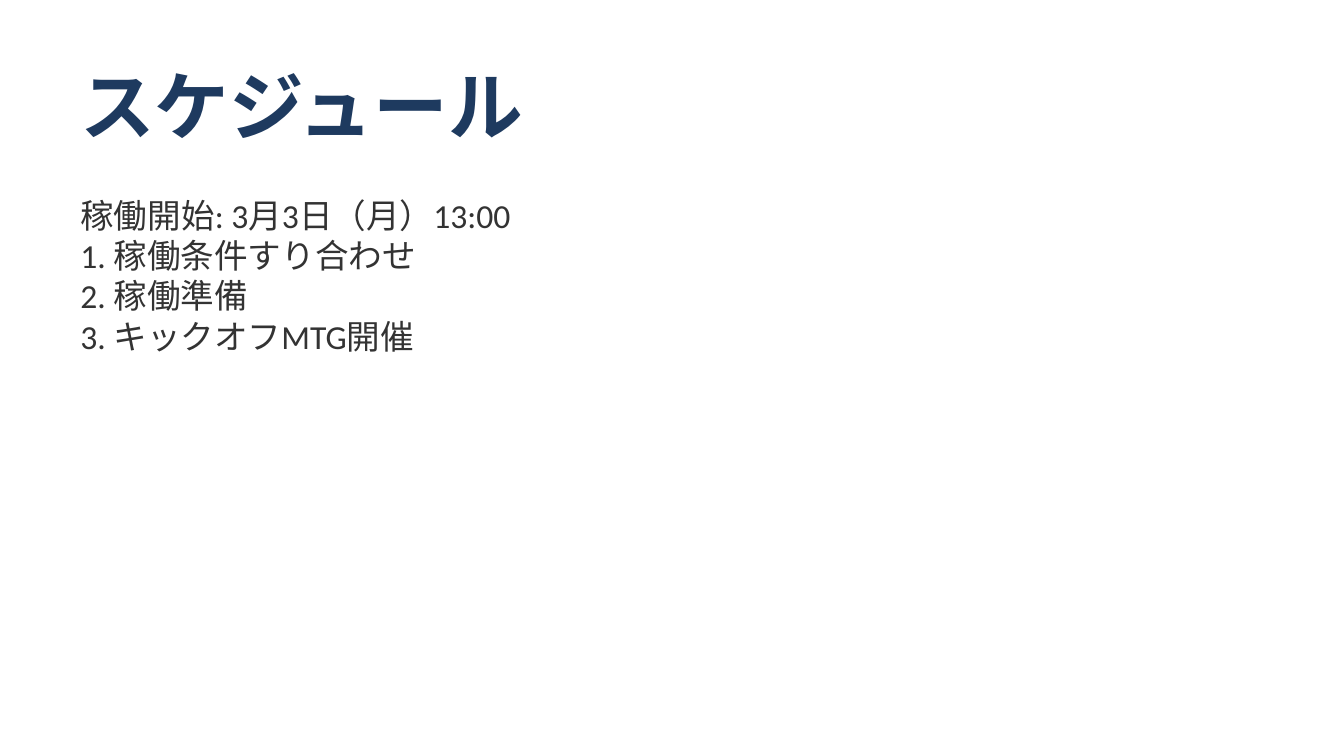
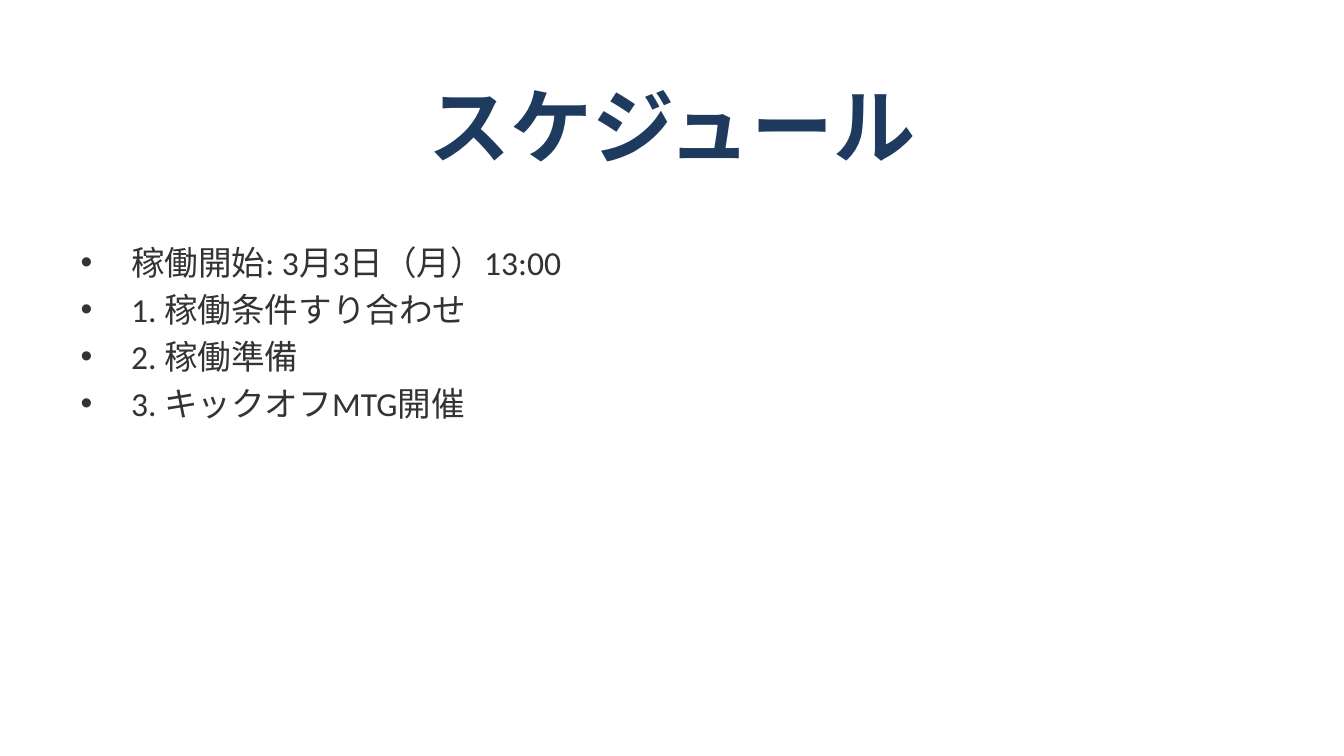
Before and after one commit to shoichitsuno-collab/MySpace_Shoichi-Tsuno, a slide deck: slide 4 of 匠技研工業プロジェクト_オンボーディング計画.pptx. Drawn at 1344x756 pixels with LibreOffice and Linux fonts; fonts in the diff are those of the drawing. Boxes give left, top, right and bottom in pixels: in the first picture for what was removed or moved away, otherwise in the second. Text is boxed around its words. In the diff, an @@ line names an element or a change of style, - is before the commit and + after.

```diff
--- a/匠技研工業プロジェクト_オンボーディング計画.pptx
+++ b/匠技研工業プロジェクト_オンボーディング計画.pptx
@@ title "スケジュール" moved from (x1=80, y1=73, x2=522, y2=138) to (x1=428, y1=90, x2=915, y2=162) @@
@@ title "スケジュール" at (x1=428, y1=90, x2=915, y2=162): size 40 to 44 pt; alignment left to centre; vertical alignment top to middle @@
@@ text at (x1=131, y1=247, x2=561, y2=419): text changed @@
-稼働開始: 3月3日（月）13:00
-1. 稼働条件すり合わせ
-2. 稼働準備
-3. キックオフMTG開催
+• 稼働開始: 3月3日（月）13:00
+• 1. 稼働条件すり合わせ
+• 2. 稼働準備
+• 3. キックオフMTG開催
```
Also in this commit, not shown: 13 other slides changed.
